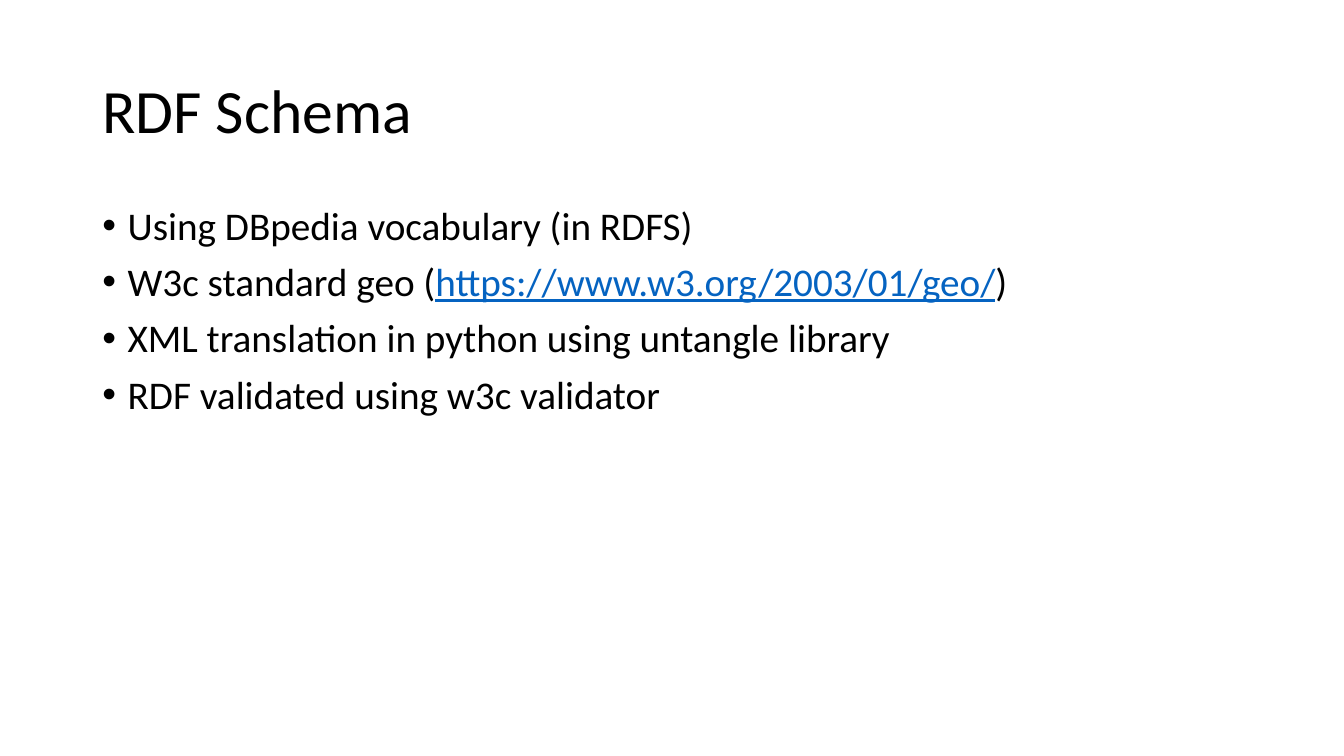
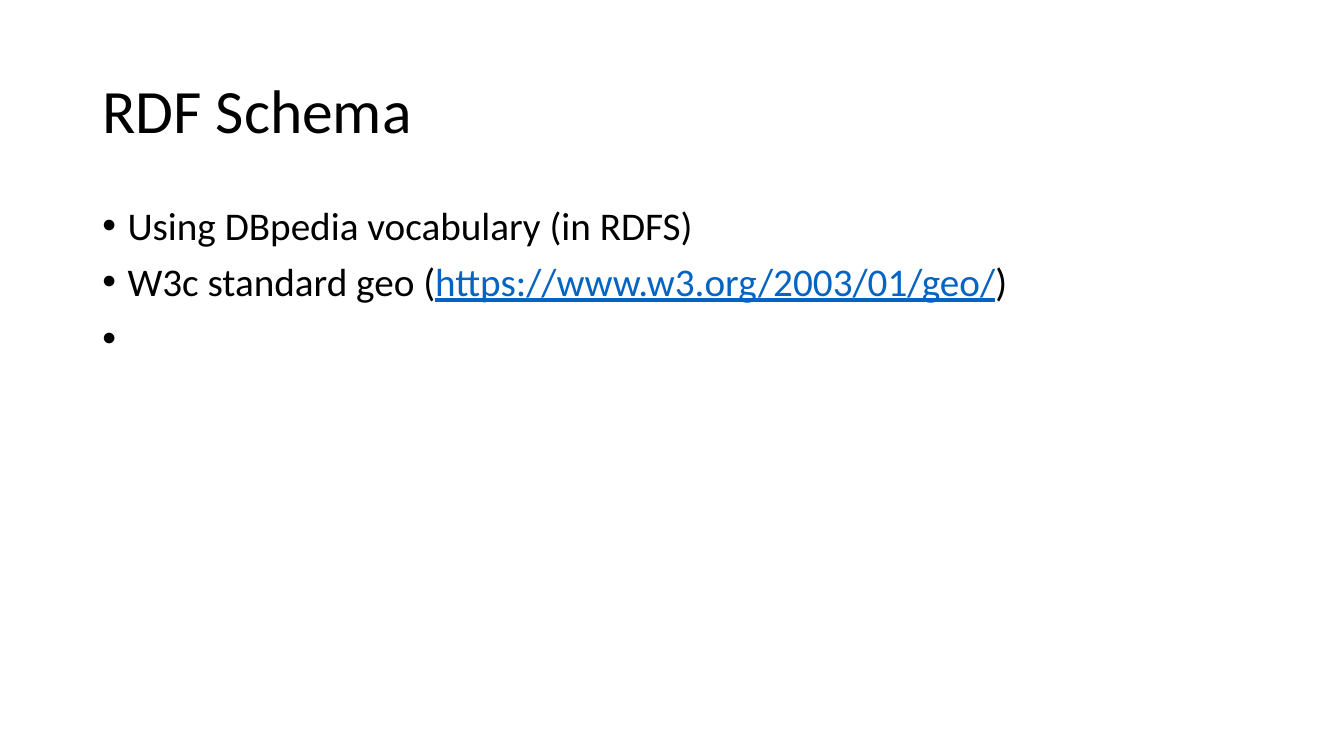
Before and after one commit to dcsouthwick/WebSemantique, a slide deck: slide 2 of Presentation.pptx. Drawn at 1344x756 pixels with LibreOffice and Linux fonts; fonts in the diff are those of the drawing; background and template pictures are left out. Boxes give left, top, right and bottom in pixels: in the first picture for what was removed or moved away, otherwise in the second. Text is boxed around its words. In the diff, an @@ line names an element or a change of style, - is before the commit and + after.

Commit message:
Presentation from 6/11/19

```diff
--- a/Presentation.pptx
+++ b/Presentation.pptx
@@ text at (128,324,890,416): paragraphs removed @@
-• XML translation in python using untangle library
-• RDF validated using w3c validator
```
Also in this commit, not shown: 3 slides added.
